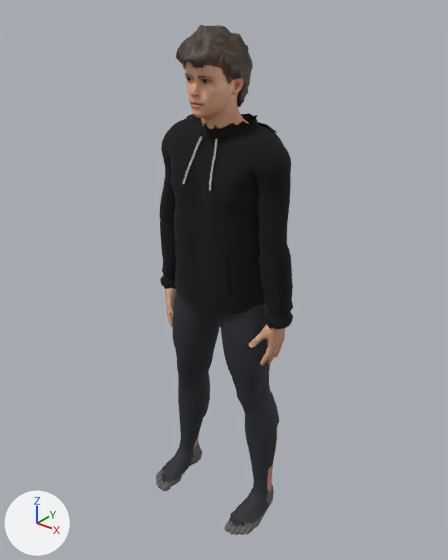
What one commit did to the glTF model demo-3d/models/real/player.glb.
Both versions are drawn from a camera (50 mm lens) standing at (1.332, -1.682, 2.055) and looking at (-0.014, 0.0, 1.011). The axes (+X, +Y, +Z) are drawn at lower left. The lights are the same throughout. The picture after the commit comes second. Mesh edges are drawn as thin lines on the coarser meshes.

The scene before the commit, as lines of its bpy script (objects in view):
```python
me_base_004 = bpy.data.meshes.new('base.004')
me_base_004.from_pydata(...)  # 9858 vertices, 19390 faces; spans x -0.28..0.28, y -0.23..0.1, z 0.0..1.89
me_base_004.materials.append(mat_human_player_body_game)  # picture img_young_lightskinned_male_diffuse
me_short02_002 = bpy.data.meshes.new('short02.002')
me_short02_002.from_pydata(...)  # 1752 vertices, 3338 faces; spans x -0.111..0.104, y -0.21..0.06, z 1.648..1.925
me_short02_002.materials.append(mat_human_player_short02_game)
me_socks_player_002 = bpy.data.meshes.new('socks_player.002')
me_socks_player_002.from_pydata(...)  # 2184 vertices, 4316 faces; spans x -0.269..0.269, y -0.232..0.057, z -0.003..0.116
me_socks_player_002.materials.append(mat_socks_player)  # dark grey #656361
ob_human_player = bpy.data.objects.new('human_player', me_base_004)
ob_human_player.location = (0.0, 0.0, 0.0)
ob_human_player_short02 = bpy.data.objects.new('human_player.short02', me_short02_002)
ob_human_player_short02.location = (0.0, 0.0, 0.0)
ob_socks_player = bpy.data.objects.new('socks_player', me_socks_player_002)
ob_socks_player.location = (0.0, 0.0, 0.0)
# also in view: 'sweater_player' at (0.0, -0.028, 1.287); 'leggings_player' at (0.0, -0.048, 0.557)
```
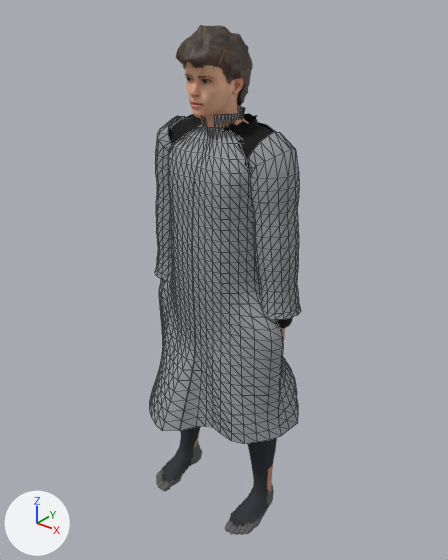
Changed parts and their boxes [x1, y1, x2, y2] in the pictures (448 x 560 px):
```json
{"object": "coat_player", "change": "added", "after": [149, 107, 301, 443]}
{"object": "sweater_player", "change": "unchanged, covered by the edit", "before": [160, 113, 293, 329], "after": [160, 113, 293, 329]}
{"object": "leggings_player", "change": "unchanged, covered by the edit", "before": [161, 290, 279, 526], "after": [161, 426, 277, 526]}
```

The change, as JSON lines over the scene's bpy script:
```json
{"op": "add", "block": "mat_coat_player", "code": ["mat_coat_player = principled_material('coat_player')", "mat_coat_player.base_color = (0.33, 0.34, 0.36)  # grey #9b9ea2", "mat_coat_player.roughness = 0.92"]}
{"op": "add", "block": "me_coat_player_003", "code": ["me_coat_player_003 = bpy.data.meshes.new('coat_player.003')", "me_coat_player_003.from_pydata(...)  # 1779 vertices, 3352 faces; spans x -0.335..0.335, y -0.337..0.297, z 0.477..1.657", "me_coat_player_003.materials.append(mat_coat_player)  # grey #9b9ea2"]}
{"op": "add", "block": "ob_coat_player", "code": ["ob_coat_player = bpy.data.objects.new('coat_player', me_coat_player_003)", "ob_coat_player.location = (0.0, 0.0, 0.0)"]}
```
